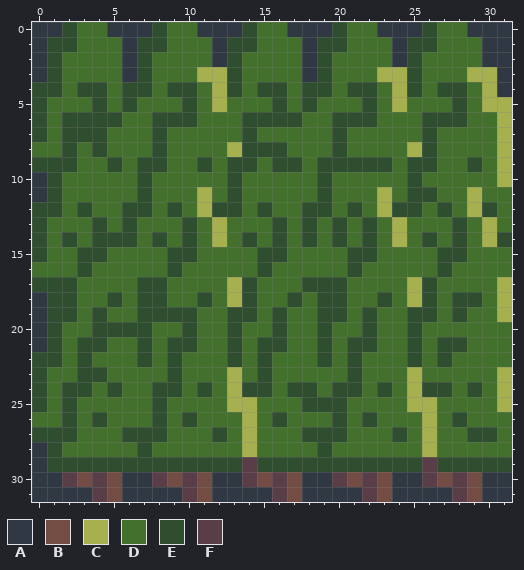
Pixel-art sprite -- assets/sprites/terrain/forest.png. Above: the version before the commit.
The file is 32x32 pixels.
Palette (. is transparent): A #303843  B #734c44  C #a6b04f  D #44702d  E #2f4d2f  F #593e47
After the commit:
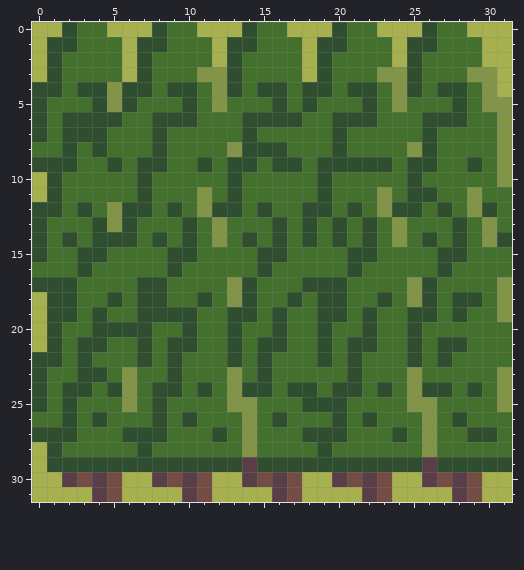
The exact change:
colour A: #303843 -> #a6b04f
colour C: #a6b04f -> #819447
y 4..5: x 5 D -> C
y 12..13: x 5 D -> C
y 23..25: x 6 D -> C
Where, in picture pixels (left, top, right, bottom), the same in both pictures:
changed: (32, 22, 512, 502)
